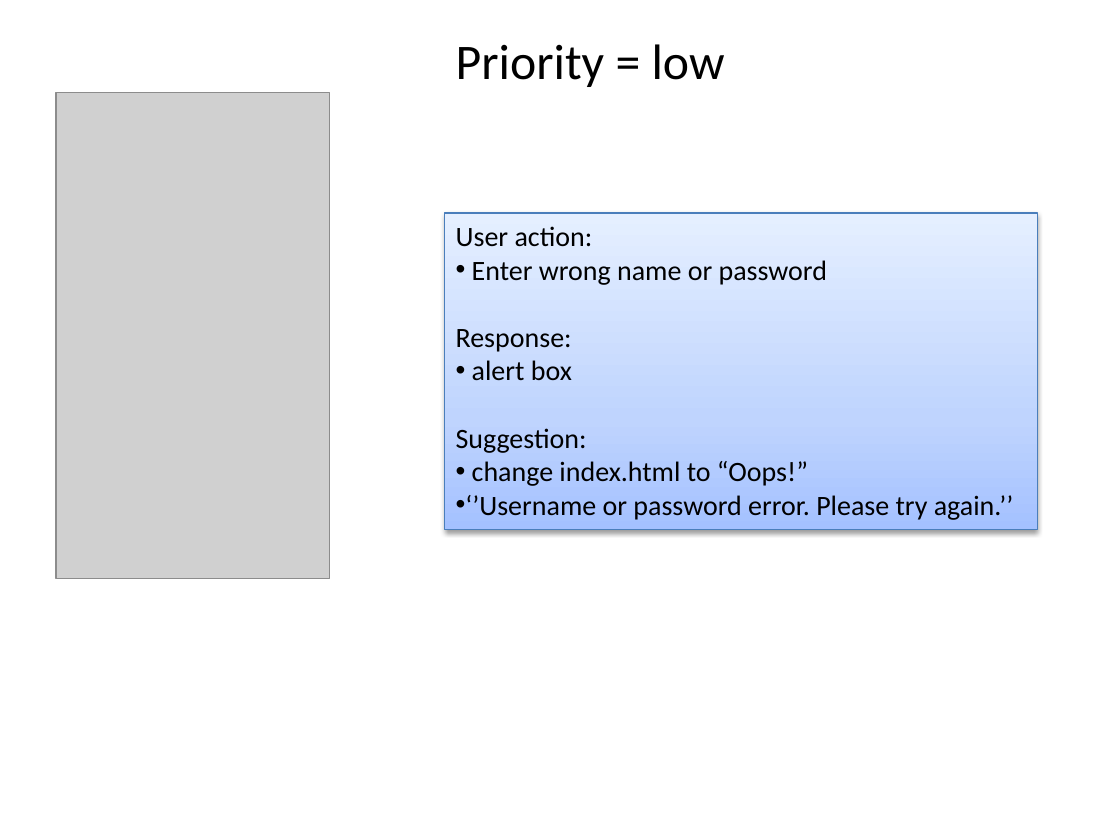
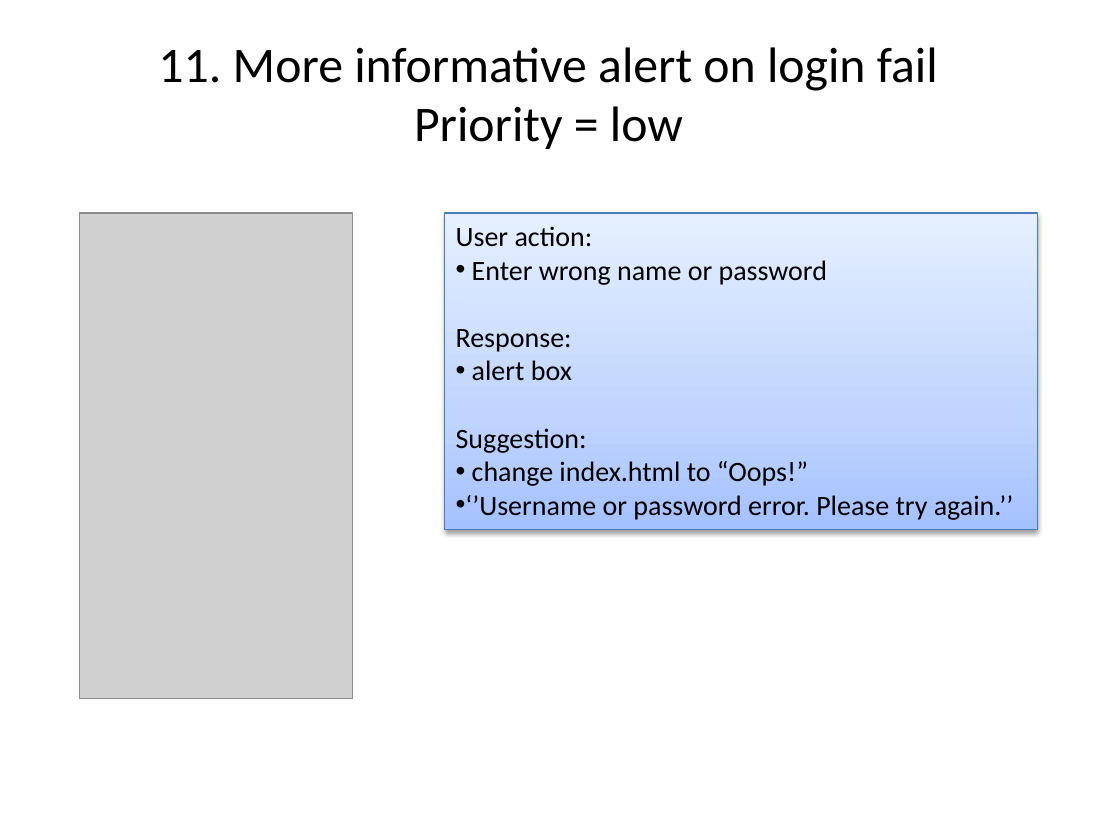
Before and after one commit to phylotastic/Pt_Mobile_Application, a slide deck: slide 13 of design/mobile_app_mvp_priorities.pptx. Drawn at 1120x840 pixels with LibreOffice and Linux fonts; fonts in the diff are those of the drawing; grey boxes stand for pictures. Boxes give left, top, right and bottom in pixels: in the first picture for what was removed or moved away, otherwise in the second. Text is boxed around its words. In the diff, an @@ line names an element or a change of style, - is before the commit and + after.

```diff
--- a/design/mobile_app_mvp_priorities.pptx
+++ b/design/mobile_app_mvp_priorities.pptx
@@ text "11. More informative alert on ...": place and size @@
-text "11. More informative alert on ..." at [456,44,725,87]
+text "11. More informative alert on ..." at [158,47,938,149]
@@ text at [158,47,938,91]: paragraph added @@
+11. More informative alert on login fail
@@ text at [414,106,683,149]: alignment left to centre @@
@@ picture: place and size @@
-picture at [56,93,329,579]
+picture at [80,213,353,699]
```
Also in this commit, not shown: 10 other slides changed, 1 slide added, 1 slide removed.
